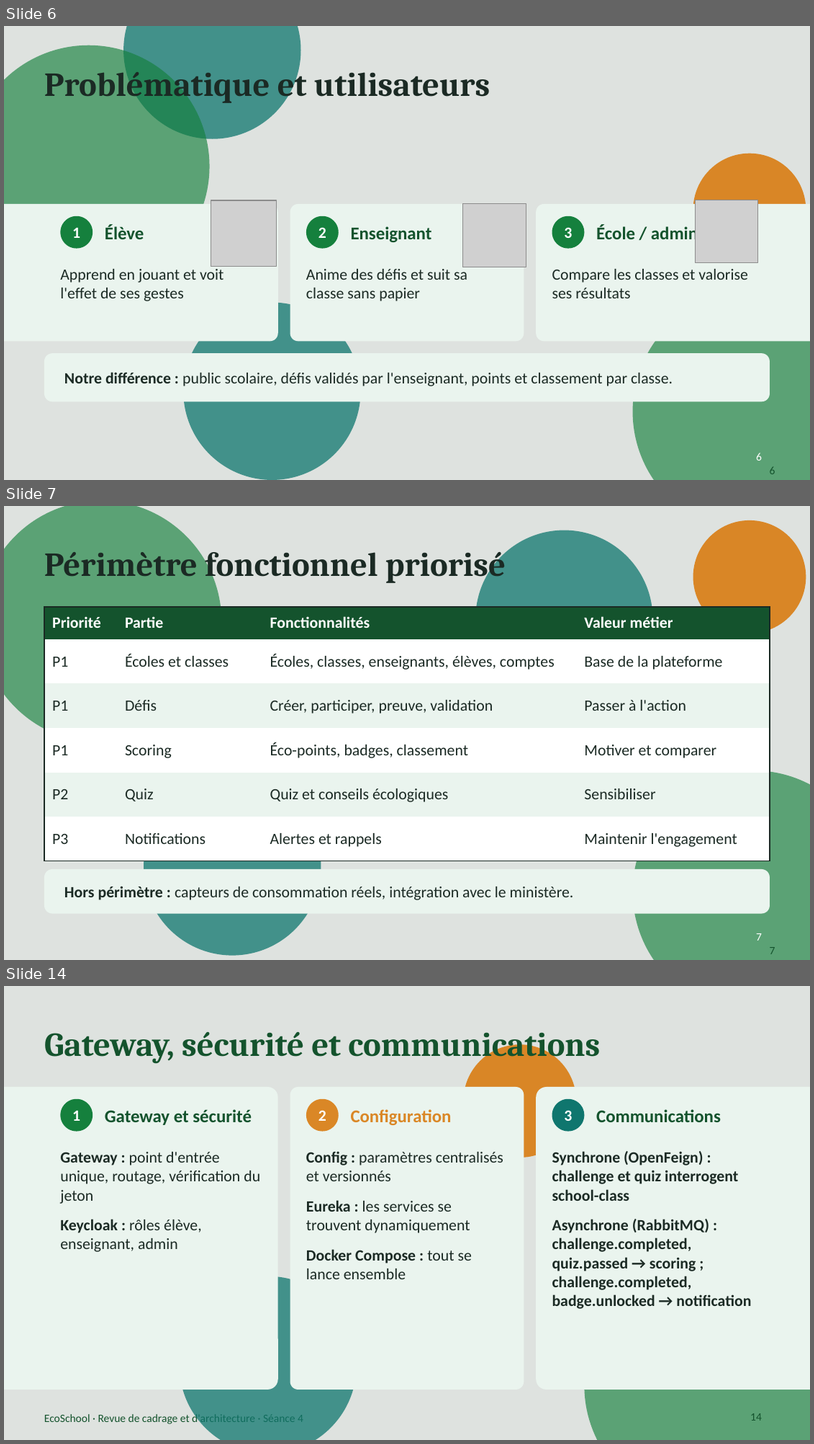
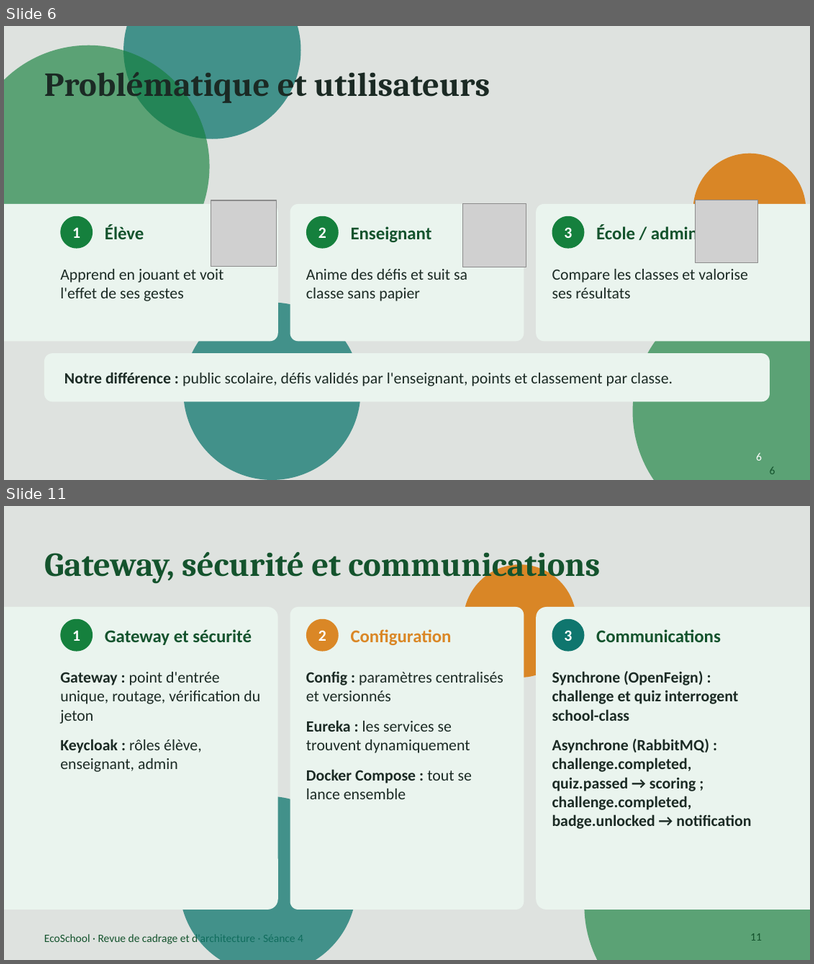
Before and after one commit to mustapha605/EcoSchool, a slide deck: Documentation/Presentation/EcoSchool_Presentation.pptx. Shown one above the other, each under a label of ours: slides 6, 7 and 14 before the commit, slides 6 and 11 after it; the slides between them are not shown. The pictures are 814x1444 and 814x964 pixels, drawn with LibreOffice and Linux fonts; fonts in the diff are those of the drawing; grey boxes stand for pictures. Boxes give left, top, right and bottom in pixels: in the first picture for what was removed or moved away, otherwise in the second. Text is boxed around its words. In the diff, an @@ line names an element or a change of style, - is before the commit and + after.

```diff
--- a/Documentation/Presentation/EcoSchool_Presentation.pptx
+++ b/Documentation/Presentation/EcoSchool_Presentation.pptx
@@ slide 7 removed at (4,506,810,960), background #DEE2DF @@
@@ ellipse removed at (4,506,221,742) @@
@@ ellipse removed at (694,520,806,633) @@
@@ text removed at (44,545,506,583) @@
-Périmètre fonctionnel priorisé
@@ ellipse removed at (476,530,653,708) @@
@@ table removed at (44,607,770,861), 6 rows, 4 columns @@
-Priorité | Partie | Fonctionnalités | Valeur métier
-P1 | Écoles et classes | Écoles, classes, enseignants, élèves, comptes | Base de la plateforme
-P1 | Défis | Créer, participer, preuve, validation | Passer à l'action
-P1 | Scoring | Éco-points, badges, classement | Motiver et comparer
-P2 | Quiz | Quiz et conseils écologiques | Sensibiliser
-P3 | Notifications | Alertes et rappels | Maintenir l'engagement
@@ ellipse removed at (188,619,301,732) @@
@@ ellipse removed at (144,777,321,955) @@
@@ ellipse removed at (633,770,810,960) @@
@@ rounded rectangle removed at (44,869,770,914) @@
@@ text removed at (64,885,574,900) @@
-Hors périmètre : capteurs de consommation réels, intégration avec le ministère.
@@ page number removed at (756,933,762,940) @@
-7
@@ page number removed at (770,947,776,954) @@
-7
@@ what was slide 14 is now slide 11 @@
@@ page number at (751,933,762,940): text changed @@
-14
+11
```
Also in this commit, not shown: 14 slides changed, 2 other slides removed.
